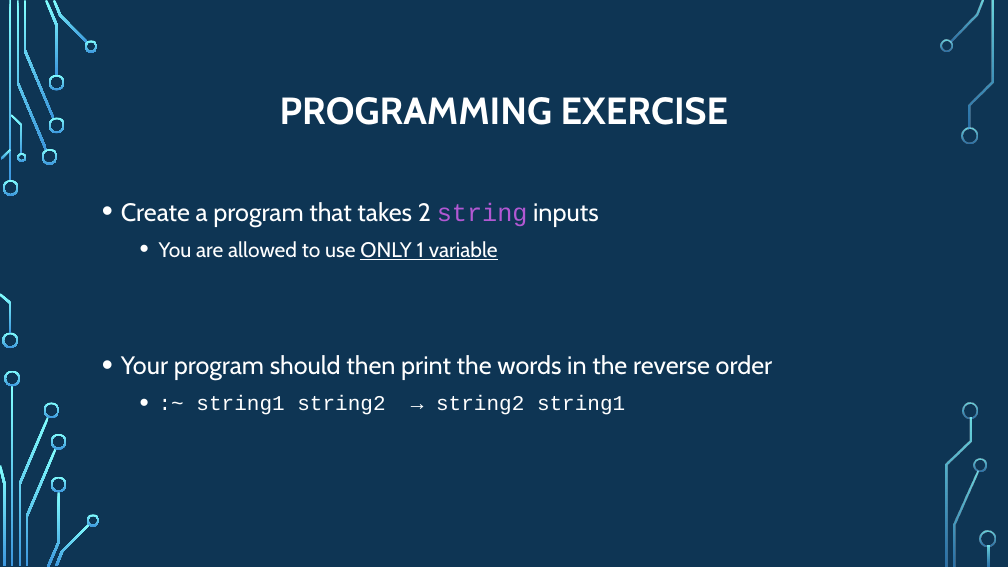
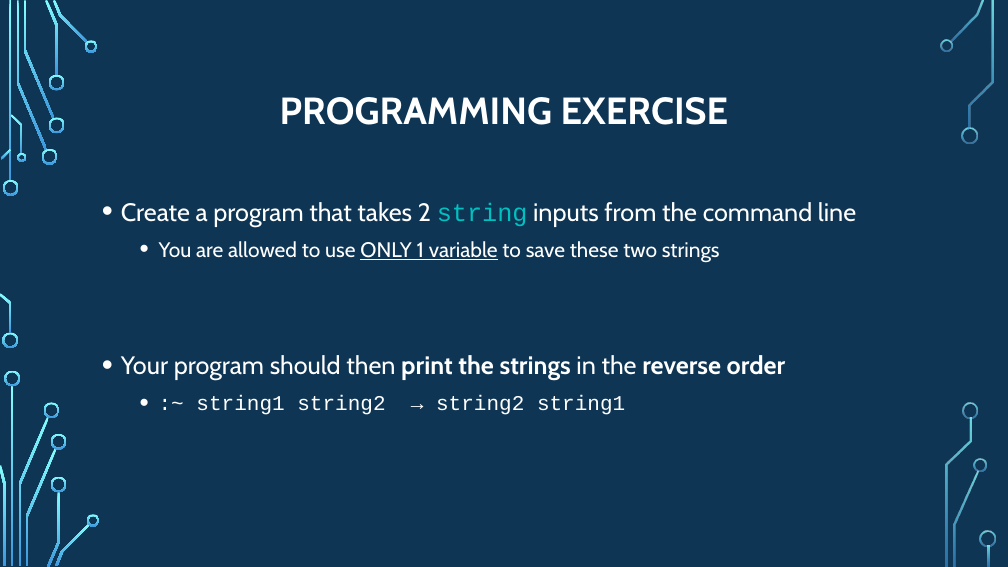
Before and after one commit to psypdt/ZIS_C-_Summer_Course_2019, a slide deck: slide 9 of Day_4/Day_4.pptx. Drawn at 1008x567 pixels with LibreOffice and Linux fonts; fonts in the diff are those of the drawing; background and template pictures are left out. Boxes give left, top, right and bottom in pixels: in the first picture for what was removed or moved away, otherwise in the second. Text is boxed around its words. In the diff, an @@ line names an element or a change of style, - is before the commit and + after.

```diff
--- a/Day_4/Day_4.pptx
+++ b/Day_4/Day_4.pptx
@@ text at [121,202,856,380]: text changed @@
-• Create a program that takes 2 string inputs
-  • You are allowed to use ONLY 1 variable
-• Your program should then print the words in the reverse order
+• Create a program that takes 2 string inputs from the command line
+  • You are allowed to use ONLY 1 variable to save these two strings
+• Your program should then print the strings in the reverse order
```
Also in this commit, not shown: 14 other slides changed, 2 slides added.
